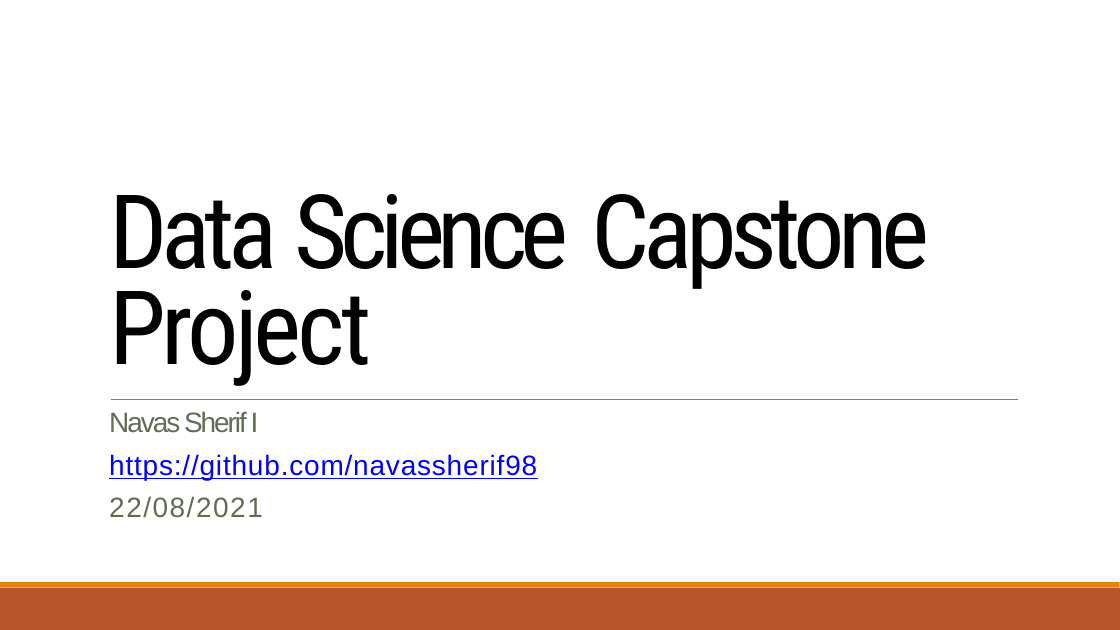
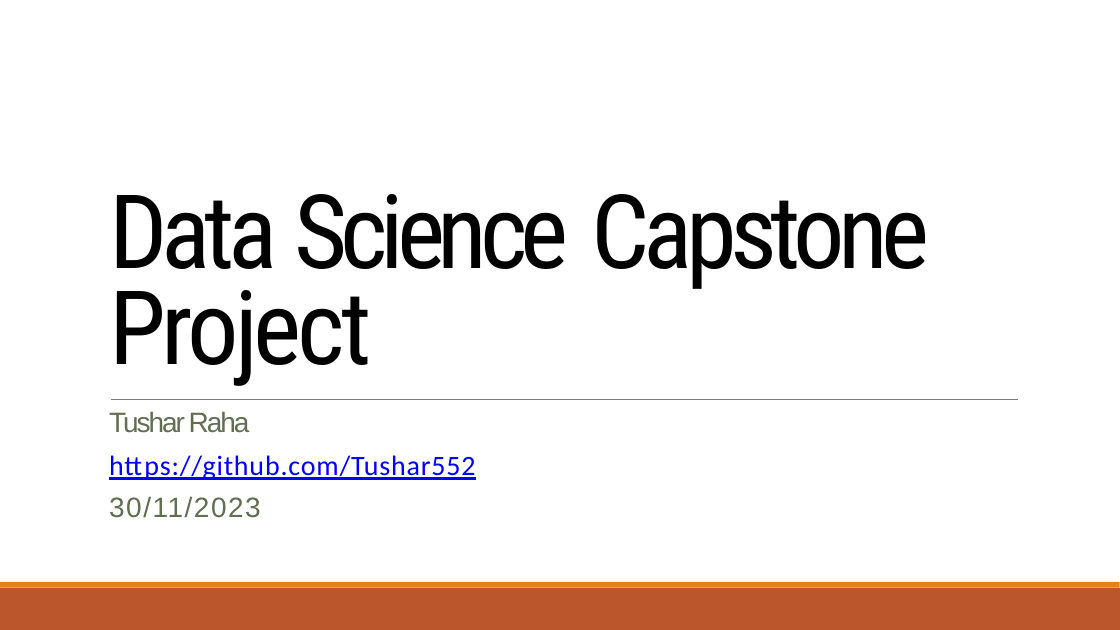
Before and after one commit to Tushar552/IBM_Data_Science_Professional_Certification, a slide deck: slide 1 of 10 Applied data science capstone/Week 5 Present Your Data-Driven Insights/Data Science Journey.pptx. Drawn at 1120x630 pixels with LibreOffice and Linux fonts; fonts in the diff are those of the drawing. Boxes give left, top, right and bottom in pixels: in the first picture for what was removed or moved away, otherwise in the second. Text is boxed around its words. In the diff, an @@ line names an element or a change of style, - is before the commit and + after.

```diff
--- a/10 Applied data science capstone/Week 5 Present Your Data-Driven Insights/Data Science Journey.pptx
+++ b/10 Applied data science capstone/Week 5 Present Your Data-Driven Insights/Data Science Journey.pptx
@@ text at bbox=[109, 411, 475, 518]: text changed; font Arial to Calibri @@
-Navas Sherif I
-https://github.com/navassherif98
-22/08/2021
+Tushar Raha
+https://github.com/Tushar552
+30/11/2023
```
Also in this commit, not shown: 9 other slides changed.
